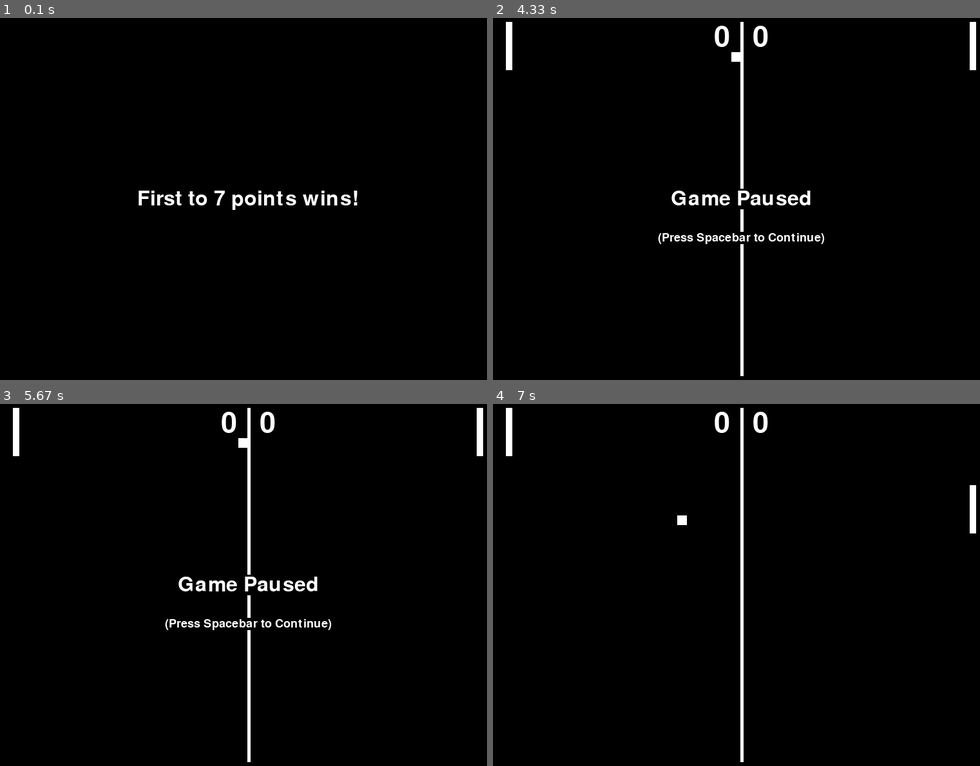
Above: before the commit, frames 1-4 (two rows, left to right).
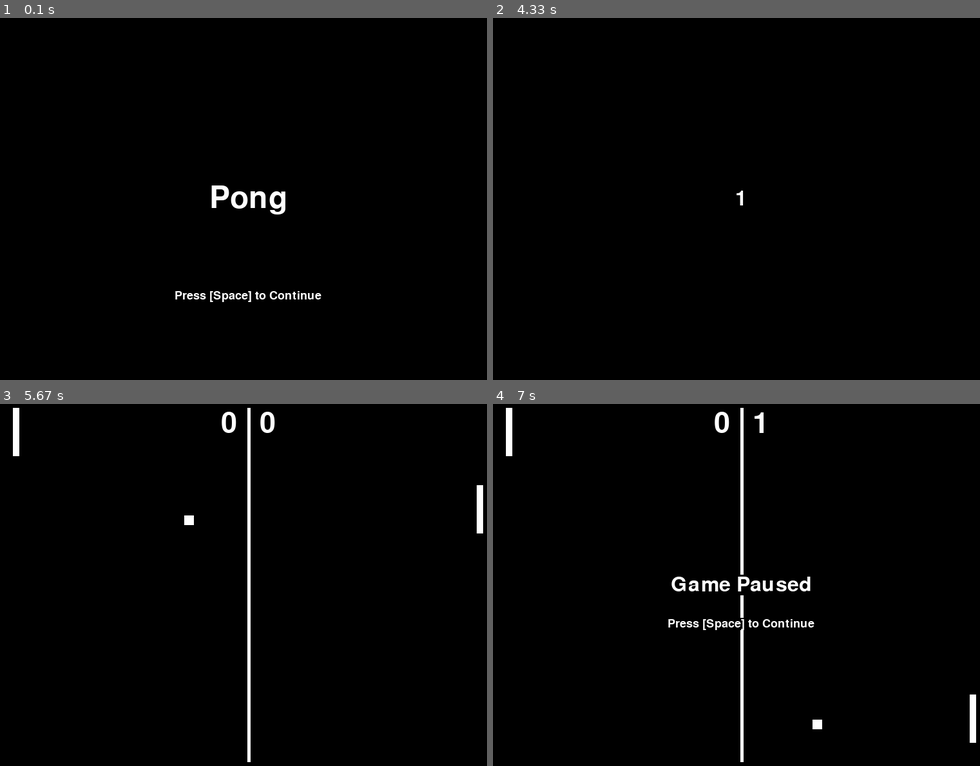
Above: after the commit, the same moments.

Repository: cs-cordero/Pong
Game: pygame game, started from pong.py
Two runs of this game, one before a commit and one after it. Both use one fixed random seed, a clock stepped at 60 frames per second and the inputs below. The source is Python 2; it was converted automatically to run under Python 3.
Inputs:
- Up to frame 1 (0.1 s): no input
- Up to frame 2 (4.33 s): tap Space at 0.33, 0.73, 1.03 s; hold Up 0.67-1.13 s
- Up to frame 3 (5.67 s): tap Space at 5.47 s
- Up to frame 4 (7 s): hold Left 6.43-6.9 s; tap Space at 6.5, 6.8 s

The runs differ from the first frame. In frame 1, 1.4% of the frame differs, in the area x 28-74%, y 46-79%; in frame 2, 2.2%, in the area x 2-100%, y 1-99%; in frame 3, 1.4%; in frame 4, 1.5%.

Commit message:
Version 1.0 Commit
Game finally completed! Just needs to be made into an .exe file.

Diff:
--- a/data/main.py
+++ b/data/main.py
@@ -157,13 +157,13 @@
   GameBall.dy = 0
   if type == 'PointMade1':
     GenerateText('Player One Scored!', GAMEZONE.centerx, GAMEZONE.centery)
-    GenerateText('(Press Spacebar to Continue)', GAMEZONE.centerx, GAMEZONE.centery + 60, 18)
+    GenerateText('Press [Space] to Continue', GAMEZONE.centerx, GAMEZONE.centery + 60, 18)
   elif type == 'PointMade2':
     GenerateText('Player Two Scored!', GAMEZONE.centerx, GAMEZONE.centery)
-    GenerateText('(Press Spacebar to Continue)', GAMEZONE.centerx, GAMEZONE.centery + 60, 18)
+    GenerateText('Press [Space] to Continue', GAMEZONE.centerx, GAMEZONE.centery + 60, 18)
   else:
     GenerateText('Game Paused', GAMEZONE.centerx, GAMEZONE.centery)
-    GenerateText('(Press Spacebar to Continue)', GAMEZONE.centerx, GAMEZONE.centery + 60, 18)
+    GenerateText('Press [Space] to Continue', GAMEZONE.centerx, GAMEZONE.centery + 60, 18)
   pg.display.update()
   while PauseGame:
     for event in pg.event.get():
@@ -238,13 +238,51 @@
     if c.PLAYERONESCORE == 7:
       drawAssets()
       GenerateText('Player One Wins!',  GAMEZONE.centerx, GAMEZONE.centery)
-      GenerateText('(Press Spacebar to Restart Game or ESC to Quit)', GAMEZONE.centerx, GAMEZONE.centery + 60, 18)
+      GenerateText('Press [Space] to RestartGame or ESC to Quit)', GAMEZONE.centerx, GAMEZONE.centery + 60, 18)
       pg.display.update()
     elif c.PLAYERTWOSCORE == 7:
       drawAssets()
       GenerateText('Player Two Wins!',  GAMEZONE.centerx, GAMEZONE.centery)
-      GenerateText('(Press Spacebar to Restart Game or ESC to Quit)', GAMEZONE.centerx, GAMEZONE.centery + 60, 18)
+      GenerateText('Press [Space] to RestartGame or ESC to Quit)', GAMEZONE.centerx, GAMEZONE.centery + 60, 18)
       pg.display.update()
     EndGame = True
     while EndGame == True:
       EndGame = CheckForOtherInput('EndGame')
+
+def MenuScreen():
+  DISPLAYSURF.fill(colors.black)
+  GenerateText('Pong', c.WINDOWWIDTH / 2, c.WINDOWHEIGHT / 2, 48)
+  GenerateText('Press [Space] to Continue', c.WINDOWWIDTH / 2, (c.WINDOWHEIGHT / 4)*3, 18)
+  pg.display.update()
+  NeedInput = True
+  while NeedInput:
+    for event in pg.event.get():
+      if event.type == pg.KEYDOWN and event.key == pg.K_SPACE:
+        NeedInput = False
+      elif event.type == QUIT or (event.type == pg.KEYDOWN and event.key == pg.K_ESCAPE):
+        pg.quit()
+        sys.exit()
+  Selection = 5.5
+  NeedInput = True
+  while NeedInput:
+    DISPLAYSURF.fill(colors.black)
+    GenerateText('Pong', c.WINDOWWIDTH / 2, c.WINDOWHEIGHT / 2, 48)
+    GenerateText('Select Difficulty:', c.WINDOWWIDTH / 2, (c.WINDOWHEIGHT / 8)*5, 18)
+    GenerateText('Normal', c.WINDOWWIDTH / 2, (c.WINDOWHEIGHT / 8)*5.5, 18)
+    GenerateText('Easy', c.WINDOWWIDTH / 2, (c.WINDOWHEIGHT / 8)*6, 18)
+    SelectionArrow = (((c.WINDOWWIDTH/8)*3 - 6, (c.WINDOWHEIGHT / 8)*Selection - 6), ((c.WINDOWWIDTH/8)*3 - 6, (c.WINDOWHEIGHT / 8)*Selection + 6), ((c.WINDOWWIDTH/8)*3 + 6, (c.WINDOWHEIGHT / 8)*Selection))
+    pg.draw.polygon(DISPLAYSURF,colors.white, SelectionArrow)
+    pg.display.update()
+    for event in pg.event.get():
+      if event.type == pg.KEYDOWN and event.key == pg.K_SPACE:
+        NeedInput = False
+        if Selection == 5.5: difficulty = 'NORMAL'
+        elif Selection == 6: difficulty = 'EASY'
+      elif event.type == pg.KEYDOWN and event.key == pg.K_UP:
+        Selection = max(5.5, Selection - 0.5)
+      elif event.type == pg.KEYDOWN and event.key == pg.K_DOWN:
+        Selection = min(6.0, Selection + 0.5)
+      elif event.type == QUIT or (event.type == pg.KEYDOWN and event.key == pg.K_ESCAPE):
+        pg.quit()
+        sys.exit()
+  main(difficulty)
--- a/pong.py
+++ b/pong.py
@@ -2,17 +2,8 @@
 
 import sys
 from data import main
-from data.main import main
+from data.main import MenuScreen
 from data import constants as c
 
 if __name__ == '__main__':
-  if len(sys.argv) >= 3:
-    print 'Error: Too many arguments passed to Pong.py'
-  elif len(sys.argv) == 2 and (sys.argv[1] != '--debug' and sys.argv[1] != '--easy'):
-    print 'Error: Unknown argument ', sys.argv[1]
-  elif len(sys.argv) == 2 and sys.argv[1] == '--debug':
-    main('DEBUG')
-  elif len(sys.argv) == 2 and sys.argv[1] == '--easy':
-    main('EASY')
-  elif len(sys.argv) == 1:
-    main('NORMAL')
+  MenuScreen()
--- /dev/null
+++ b/pygame2exe.py
@@ -0,0 +1,171 @@
+# This will create a dist directory containing the executable file, all the data
+# directories. All Libraries will be bundled in executable file.
+#
+# Run the build process by entering 'pygame2exe.py' or
+# 'python pygame2exe.py' in a console prompt.
+#
+# To build exe, python, pygame, and py2exe have to be installed. After
+# building exe none of this libraries are needed.
+#Please Note have a backup file in a different directory as if it crashes you
+#will loose it all!(I lost 6 months of work because I did not do this)
+
+
+try:
+    from distutils.core import setup
+    import py2exe, pygame
+    from modulefinder import Module
+    import glob, fnmatch
+    import sys, os, shutil
+    import operator
+except ImportError, message:
+    raise SystemExit,  "Unable to load module. %s" % message
+
+#hack which fixes the pygame mixer and pygame font
+origIsSystemDLL = py2exe.build_exe.isSystemDLL # save the orginal before we edit it
+def isSystemDLL(pathname):
+    # checks if the freetype and ogg dll files are being included
+    if os.path.basename(pathname).lower() in ("libfreetype-6.dll", "libogg-0.dll","sdl_ttf.dll"): # "sdl_ttf.dll" added by arit.
+            return 0
+    return origIsSystemDLL(pathname) # return the orginal function
+py2exe.build_exe.isSystemDLL = isSystemDLL # override the default function with this one
+
+class pygame2exe(py2exe.build_exe.py2exe): #This hack make sure that pygame default font is copied: no need to modify code for specifying default font
+    def copy_extensions(self, extensions):
+        #Get pygame default font
+        pygamedir = os.path.split(pygame.base.__file__)[0]
+        pygame_default_font = os.path.join(pygamedir, pygame.font.get_default_font())
+
+        #Add font to list of extension to be copied
+        extensions.append(Module("pygame.font", pygame_default_font))
+        py2exe.build_exe.py2exe.copy_extensions(self, extensions)
+
+class BuildExe:
+    def __init__(self):
+        #Name of starting .py
+        self.script = "MyApps.py"
+
+        #Name of program
+        self.project_name = "MyApps"
+
+        #Project url
+        self.project_url = "about:none"
+
+        #Version of program
+        self.project_version = "0.0"
+
+        #License of the program
+        self.license = "MyApps License"
+
+        #Auhor of program
+        self.author_name = "Me"
+        self.author_email = "example@example.com"
+        self.copyright = "Copyright (c) 2009 Me."
+
+        #Description
+        self.project_description = "MyApps Description"
+
+        #Icon file (None will use pygame default icon)
+        self.icon_file = None
+
+        #Extra files/dirs copied to game
+        self.extra_datas = []
+
+        #Extra/excludes python modules
+        self.extra_modules = []
+        self.exclude_modules = []
+
+        #DLL Excludes
+        self.exclude_dll = ['']
+        #python scripts (strings) to be included, seperated by a comma
+        self.extra_scripts = []
+
+        #Zip file name (None will bundle files in exe instead of zip file)
+        self.zipfile_name = None
+
+        #Dist directory
+        self.dist_dir ='dist'
+
+    ## Code from DistUtils tutorial at http://wiki.python.org/moin/Distutils/Tutorial
+    ## Originally borrowed from wxPython's setup and config files
+    def opj(self, *args):
+        path = os.path.join(*args)
+        return os.path.normpath(path)
+
+    def find_data_files(self, srcdir, *wildcards, **kw):
+        # get a list of all files under the srcdir matching wildcards,
+        # returned in a format to be used for install_data
+        def walk_helper(arg, dirname, files):
+            if '.svn' in dirname:
+                return
+            names = []
+            lst, wildcards = arg
+            for wc in wildcards:
+                wc_name = self.opj(dirname, wc)
+                for f in files:
+                    filename = self.opj(dirname, f)
+
+                    if fnmatch.fnmatch(filename, wc_name) and not os.path.isdir(filename):
+                        names.append(filename)
+            if names:
+                lst.append( (dirname, names ) )
+
+        file_list = []
+        recursive = kw.get('recursive', True)
+        if recursive:
+            os.path.walk(srcdir, walk_helper, (file_list, wildcards))
+        else:
+            walk_helper((file_list, wildcards),
+                        srcdir,
+                        [os.path.basename(f) for f in glob.glob(self.opj(srcdir, '*'))])
+        return file_list
+
+    def run(self):
+        if os.path.isdir(self.dist_dir): #Erase previous destination dir
+            shutil.rmtree(self.dist_dir)
+
+        #Use the default pygame icon, if none given
+        if self.icon_file == None:
+            path = os.path.split(pygame.__file__)[0]
+            self.icon_file = os.path.join(path, 'pygame.ico')
+
+        #List all data files to add
+        extra_datas = []
+        for data in self.extra_datas:
+            if os.path.isdir(data):
+                extra_datas.extend(self.find_data_files(data, '*'))
+            else:
+                extra_datas.append(('.', [data]))
+
+        setup(
+            cmdclass = {'py2exe': pygame2exe},
+            version = self.project_version,
+            description = self.project_description,
+            name = self.project_name,
+            url = self.project_url,
+            author = self.author_name,
+            author_email = self.author_email,
+            license = self.license,
+
+            # targets to build
+            windows = [{
+                'script': self.script,
+                'icon_resources': [(0, self.icon_file)],
+                'copyright': self.copyright
+            }],
+            options = {'py2exe': {'optimize': 2, 'bundle_files': 1, 'compressed': True, \
+                                  'excludes': self.exclude_modules, 'packages': self.extra_modules, \
+                                  'dll_excludes': self.exclude_dll,
+                                  'includes': self.extra_scripts} },
+            zipfile = self.zipfile_name,
+            data_files = extra_datas,
+            dist_dir = self.dist_dir
+            )
+
+        if os.path.isdir('build'): #Clean up build dir
+            shutil.rmtree('build')
+
+if __name__ == '__main__':
+    if operator.lt(len(sys.argv), 2):
+        sys.argv.append('py2exe')
+    BuildExe().run() #Run generation
+    raw_input("Press any key to continue") #Pause to let user see that things ends
Not shown, changed: data/main.pyc
